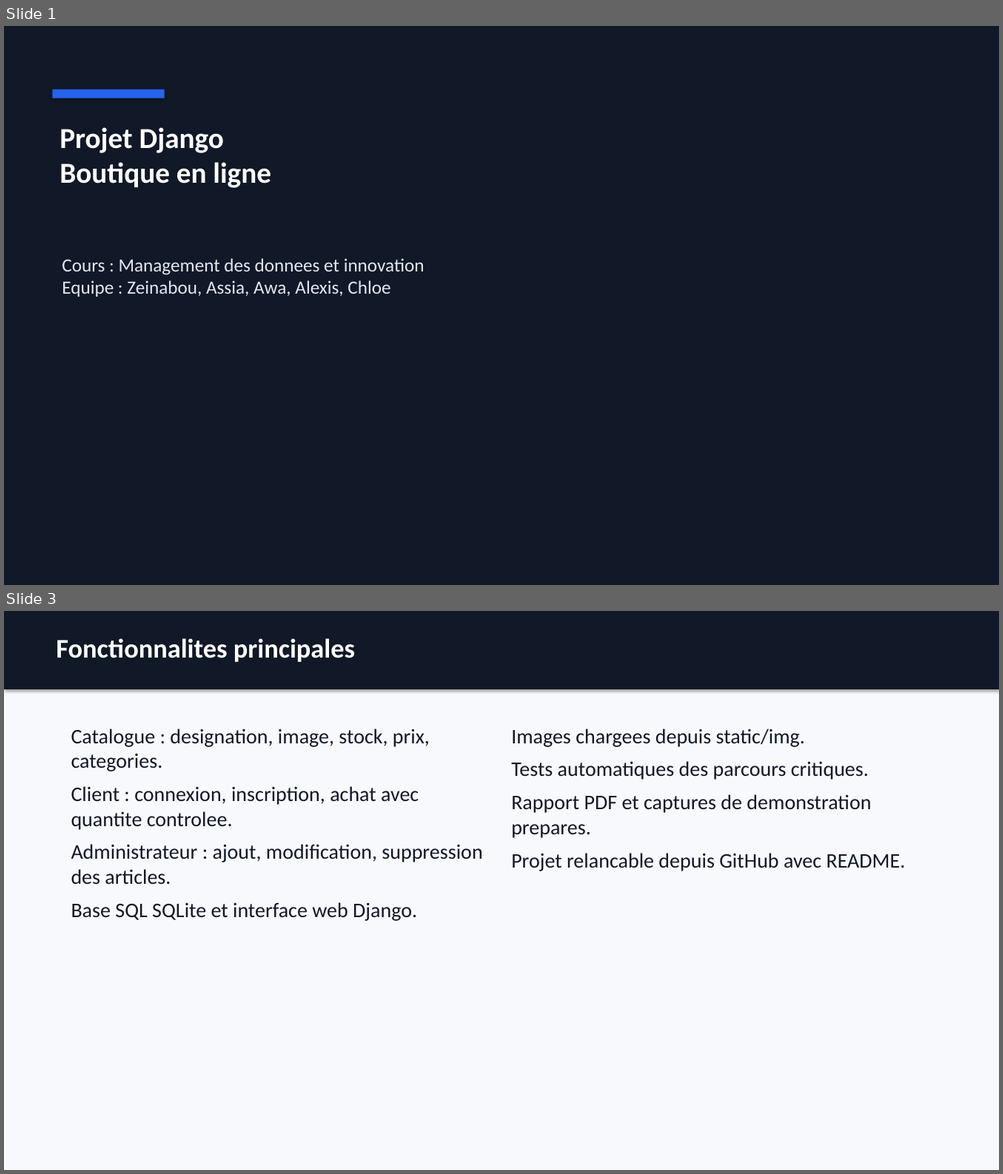
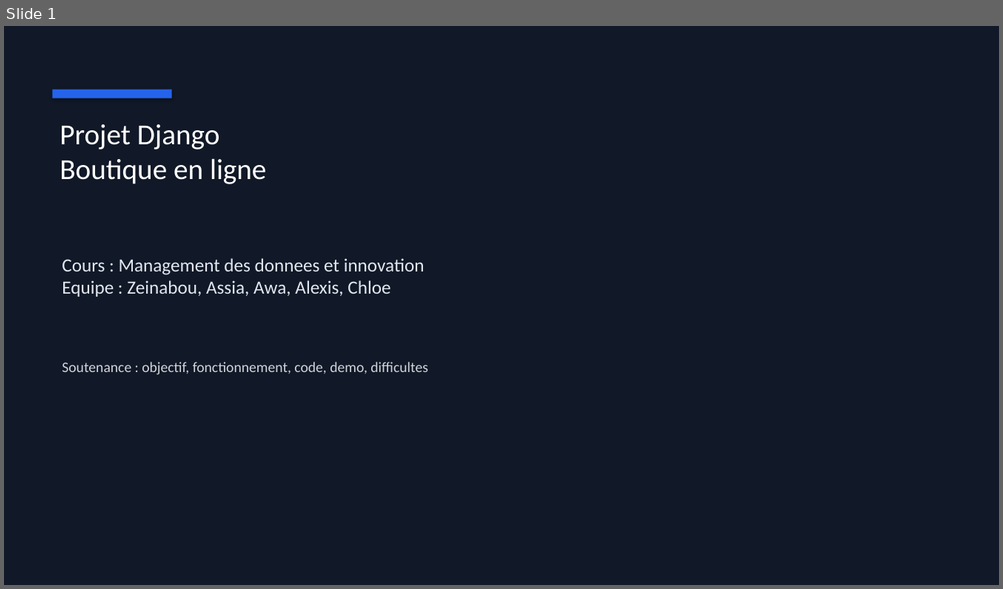
Before and after one commit to Djakumani/Projet-Python-Boutique, a slide deck: docs/presentation_soutenance_boutique.pptx. Shown one above the other, each under a label of ours: slides 1 and 3 before the commit, slide 1 after it; the slides between them are not shown. The pictures are 1003x1174 and 1003x589 pixels, drawn with LibreOffice and Linux fonts; fonts in the diff are those of the drawing. Boxes give left, top, right and bottom in pixels: in the first picture for what was removed or moved away, otherwise in the second. Text is boxed around its words. In the diff, an @@ line names an element or a change of style, - is before the commit and + after.

Commit message:
Expand soutenance materials and update women images

```diff
--- a/docs/presentation_soutenance_boutique.pptx
+++ b/docs/presentation_soutenance_boutique.pptx
@@ slide 3 removed at (4, 611, 999, 1170), background #F7F9FC @@
@@ rectangle removed at (4, 611, 999, 689) @@
@@ text removed at (56, 638, 355, 662) @@
-Fonctionnalites principales
@@ text removed at (71, 729, 482, 921) @@
-Catalogue : designation, image, stock, prix, categories.
-Client : connexion, inscription, achat avec quantite controlee.
-Administrateur : ajout, modification, suppression des articles.
-Base SQL SQLite et interface web Django.
@@ text removed at (511, 729, 905, 871) @@
-Images chargees depuis static/img.
-Tests automatiques des parcours critiques.
-Rapport PDF et captures de demonstration prepares.
-Projet relancable depuis GitHub avec README.
@@ slide 1 changed as well @@
@@ rectangle: place and size @@
-rectangle at (53, 90, 165, 99)
+rectangle at (53, 90, 172, 99)
@@ text "Projet Django Boutique en ligne" at (60, 124, 266, 184): bold off @@
@@ text added at (62, 362, 428, 375), 14 pt, text #D1D5DB @@
+Soutenance : objectif, fonctionnement, code, demo, difficultes
```
Also in this commit, not shown: 4 other slides changed, 8 slides added, 1 other slide removed, 5 other files.
